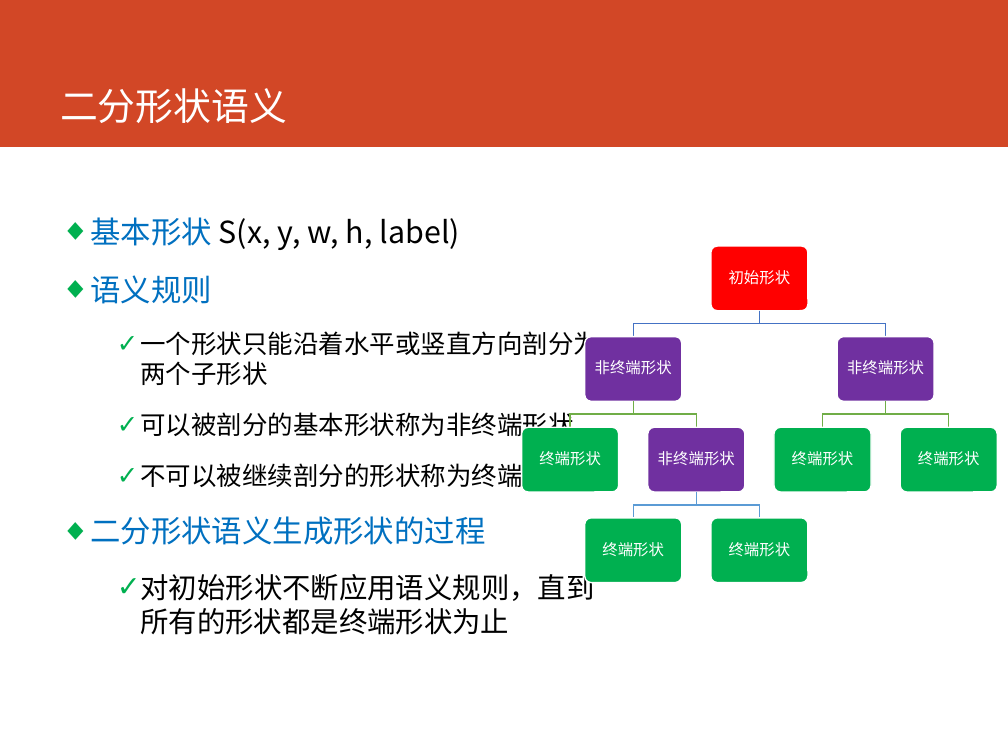
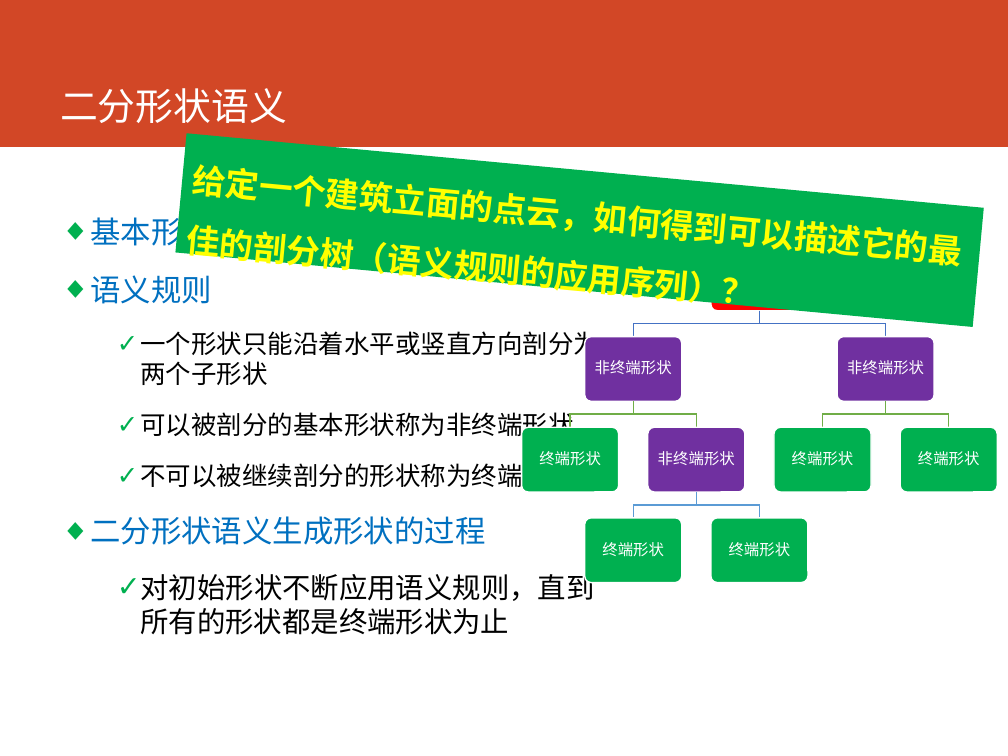
Before and after one commit to cartosquare/graduation-thesis-defenses, a slide deck: slide 6 of 基于形状语义和增强学习的建筑.pptx. Drawn at 1008x756 pixels with LibreOffice and Linux fonts; fonts in the diff are those of the drawing. Boxes give left, top, right and bottom in pixels: in the first picture for what was removed or moved away, otherwise in the second. Text is boxed around its words. In the diff, an @@ line names an element or a change of style, - is before the commit and + after.

```diff
--- a/基于形状语义和增强学习的建筑.pptx
+++ b/基于形状语义和增强学习的建筑.pptx
@@ rectangle added at box(176, 134, 984, 327), fill #00B050, 24 pt, text #FFFF00, bold @@
+给定一个建筑立面的点云，如何得到可以描述它的最佳的剖分树（语义规则的应用序列）？
```
Also in this commit, not shown: 5 other slides changed.
